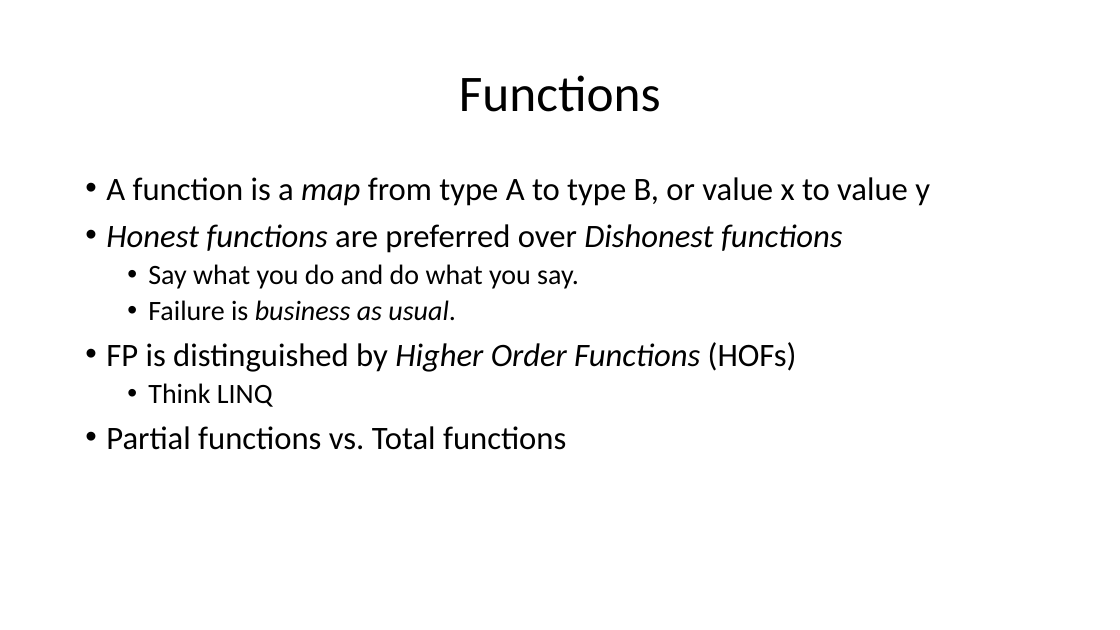
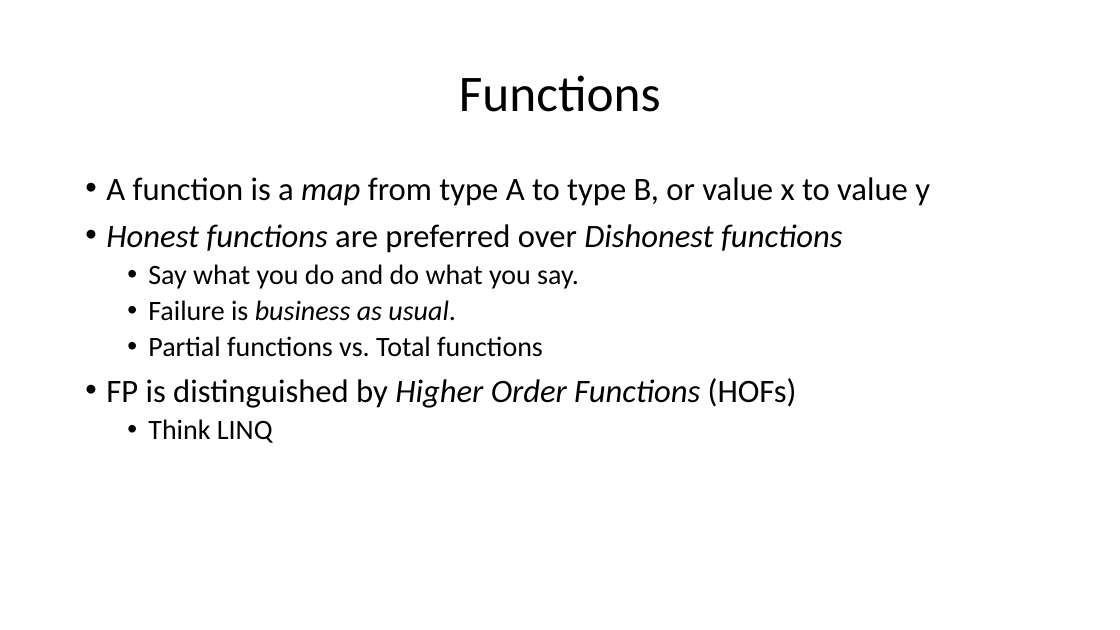
Before and after one commit to aage/fp-makes-life-easier, a slide deck: slide 5 of Presentation/FP-makes-life-easier.pptx. Drawn at 1120x630 pixels with LibreOffice and Linux fonts; fonts in the diff are those of the drawing. Boxes give left, top, right and bottom in pixels: in the first picture for what was removed or moved away, otherwise in the second. Text is boxed around its words. In the diff, an @@ line names an element or a change of style, - is before the commit and + after.

```diff
--- a/Presentation/FP-makes-life-easier.pptx
+++ b/Presentation/FP-makes-life-easier.pptx
@@ text at (x1=148, y1=336, x2=543, y2=357): paragraph added @@
+  • Partial functions vs. Total functions
@@ text at (x1=106, y1=426, x2=566, y2=450): paragraph removed @@
-• Partial functions vs. Total functions
```
Also in this commit, not shown: 6 other slides changed.
